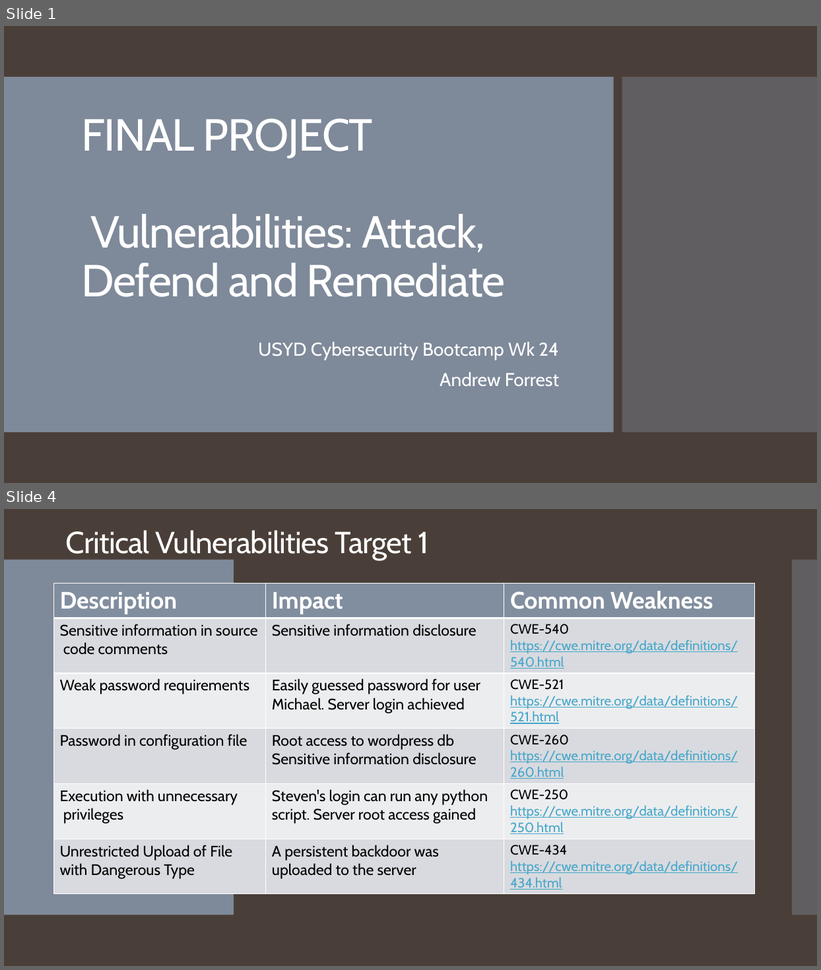
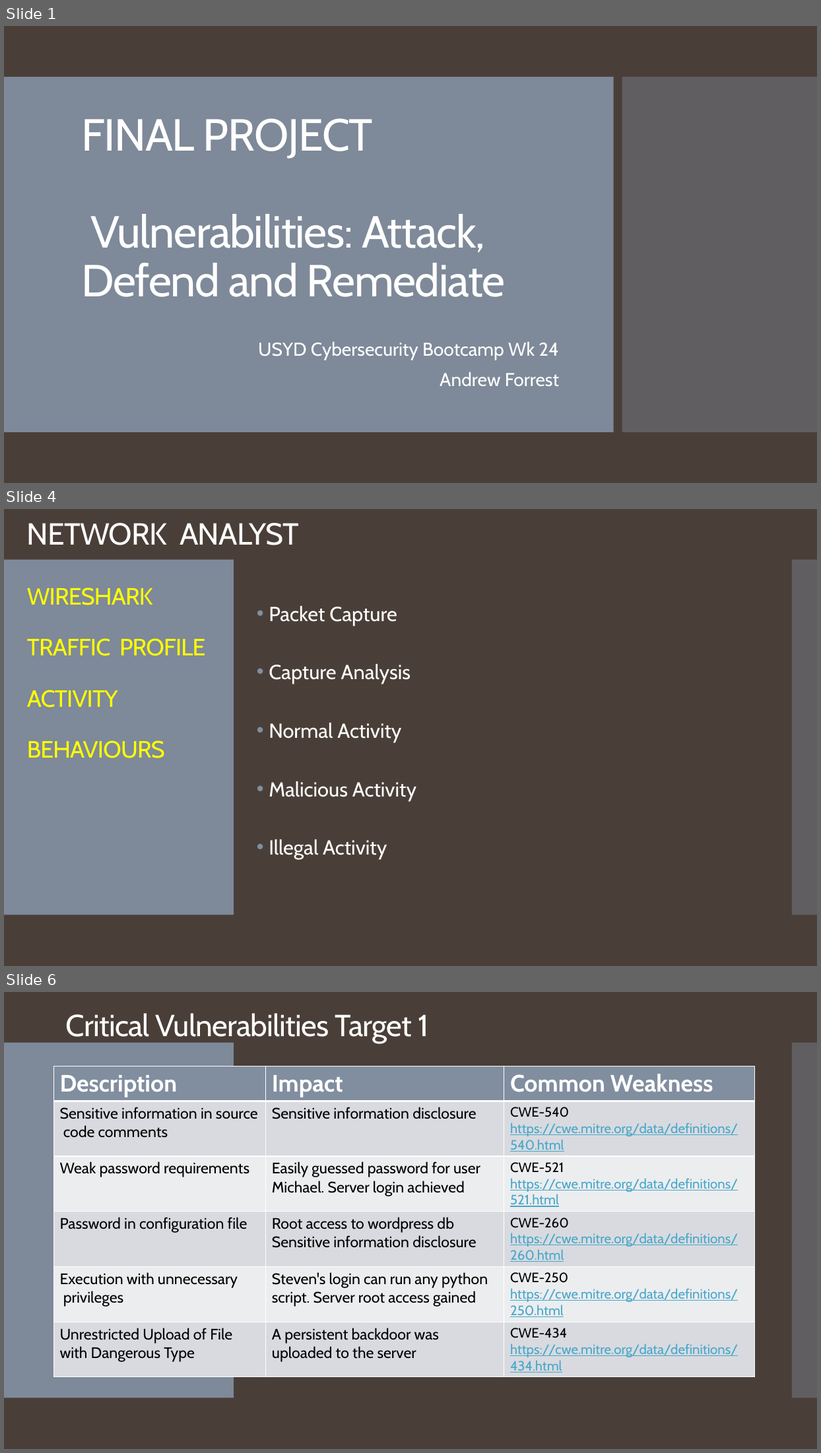
Before and after one commit to forrestaj64/Vulnerabilities-Attack-Defend-Remediate, a slide deck: Overiew-Presentation.pptx. Shown one above the other, each under a label of ours: slides 1 and 4 before the commit, slides 1, 4 and 6 after it; the slides between them are not shown. The pictures are 821x970 and 821x1453 pixels, drawn with LibreOffice and Linux fonts; fonts in the diff are those of the drawing. Boxes give left, top, right and bottom in pixels: in the first picture for what was removed or moved away, otherwise in the second. Text is boxed around its words. In the diff, an @@ line names an element or a change of style, - is before the commit and + after.

```diff
--- a/Overiew-Presentation.pptx
+++ b/Overiew-Presentation.pptx
@@ slide 4 added at (4, 509, 817, 966), background #4A3F38; not listed: 2 template elements that a slide beside it also shows @@
@@ title added at (27, 523, 299, 758), 27.9 pt, text #FFFF00 @@
+NETWORK ANALYST
+WIRESHARK
+TRAFFIC PROFILE
+ACTIVITY
+BEHAVIOURS
@@ text added at (269, 606, 416, 859), 24 pt, text #FFFFFF @@
+• Packet Capture
+• Capture Analysis
+• Normal Activity
+• Malicious Activity
+• Illegal Activity
@@ what was slide 4 is now slide 6 @@
```
Also in this commit, not shown: 8 slides changed, 3 other slides added, 2 slides removed.
